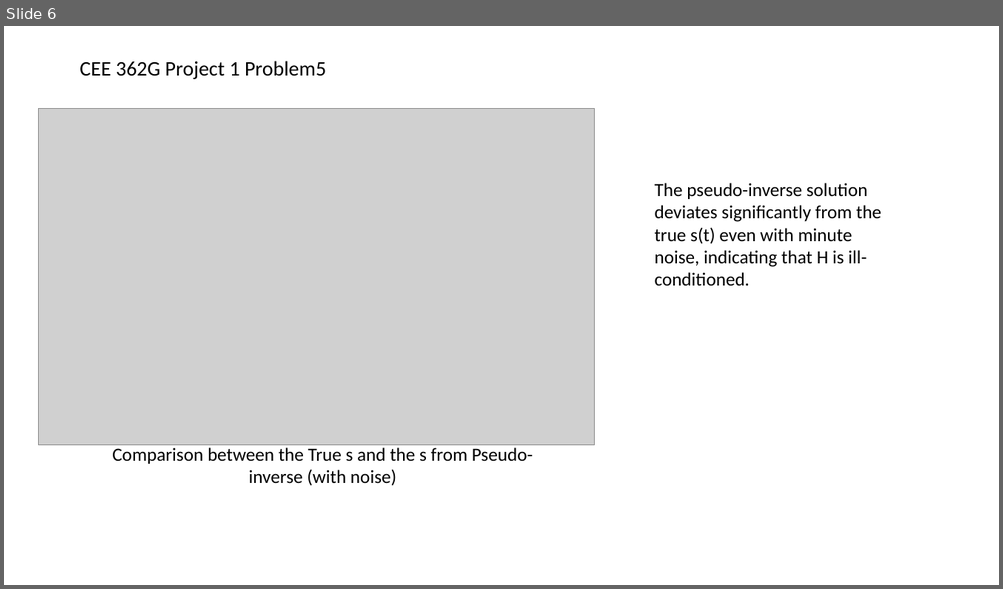
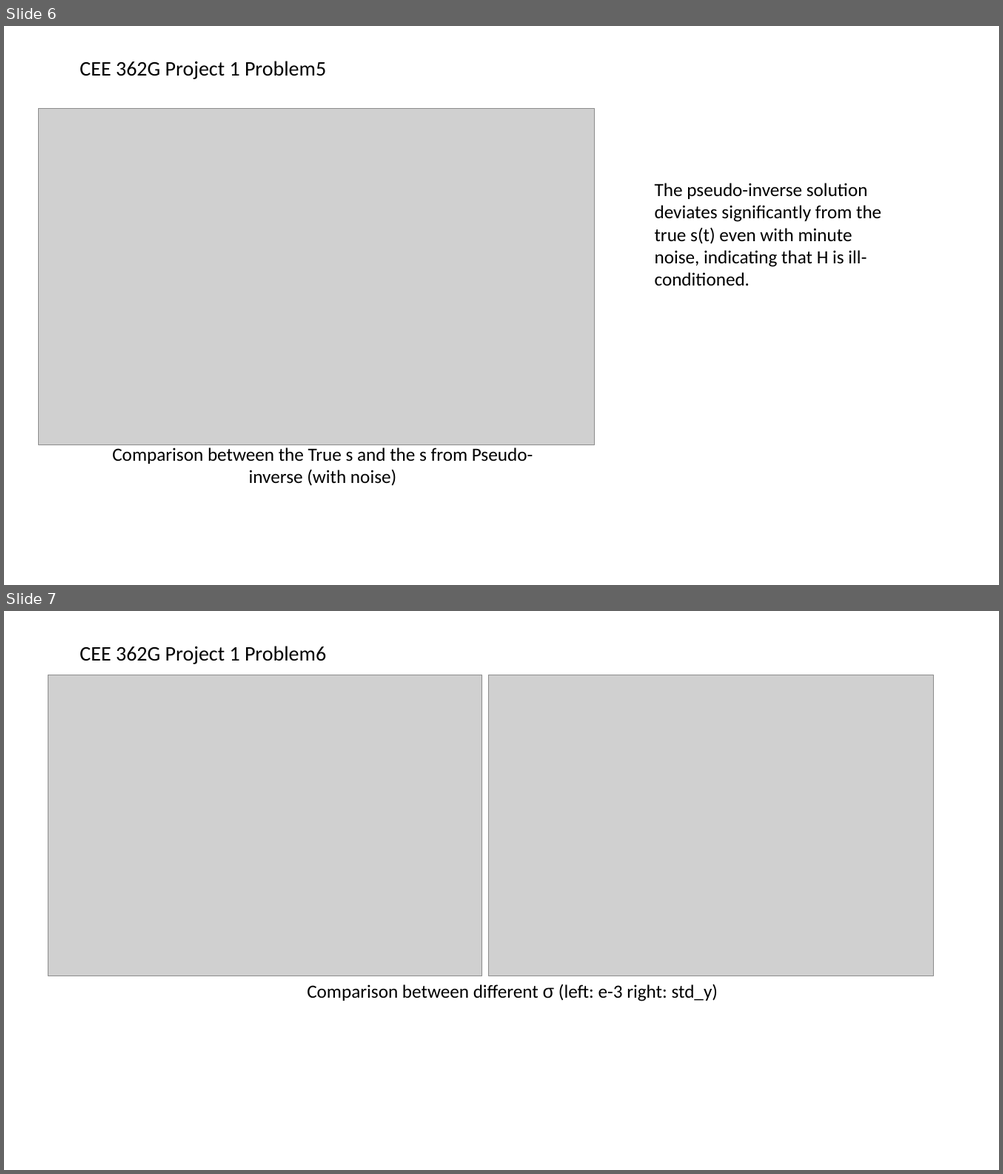
Before and after one commit to DeanLym/CEE362G, a slide deck: HW1.pptx. Shown one above the other, each under a label of ours: slide 6 before the commit, slides 6 and 7 after it. The pictures are 1003x589 and 1003x1174 pixels, drawn with LibreOffice and Linux fonts; fonts in the diff are those of the drawing; grey boxes stand for pictures. Boxes give left, top, right and bottom in pixels: in the first picture for what was removed or moved away, otherwise in the second. Text is boxed around its words. In the diff, an @@ line names an element or a change of style, - is before the commit and + after.

```diff
--- a/HW1.pptx
+++ b/HW1.pptx
@@ slide 7 added at <box>4,611,999,1170</box>, background #FFFFFF @@
@@ title added at <box>79,646,326,664</box>, 20 pt, text #000000 @@
+CEE 362G Project 1 Problem6
@@ picture added at <box>48,675,481,976</box> @@
@@ picture added at <box>488,675,933,976</box> @@
@@ text added at <box>307,984,718,1002</box>, 18 pt, text #000000 @@
+Comparison between different σ (left: e-3 right: std_y)
```
Also in this commit, not shown: 3 other slides added.
